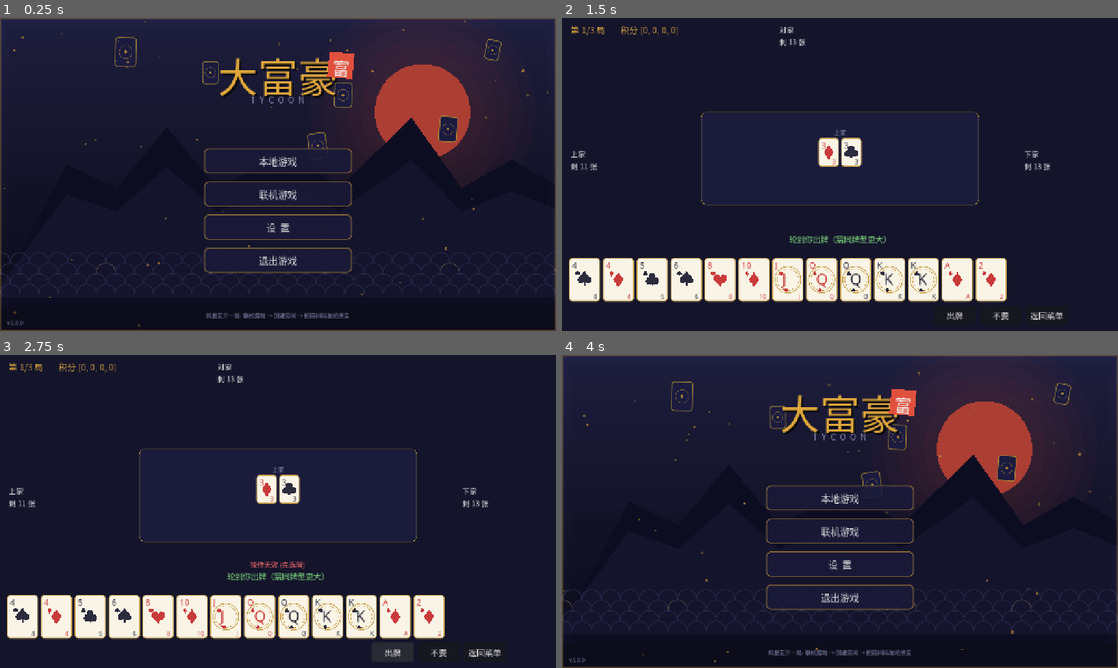
Above: before the commit, frames 1-4 (two rows, left to right).
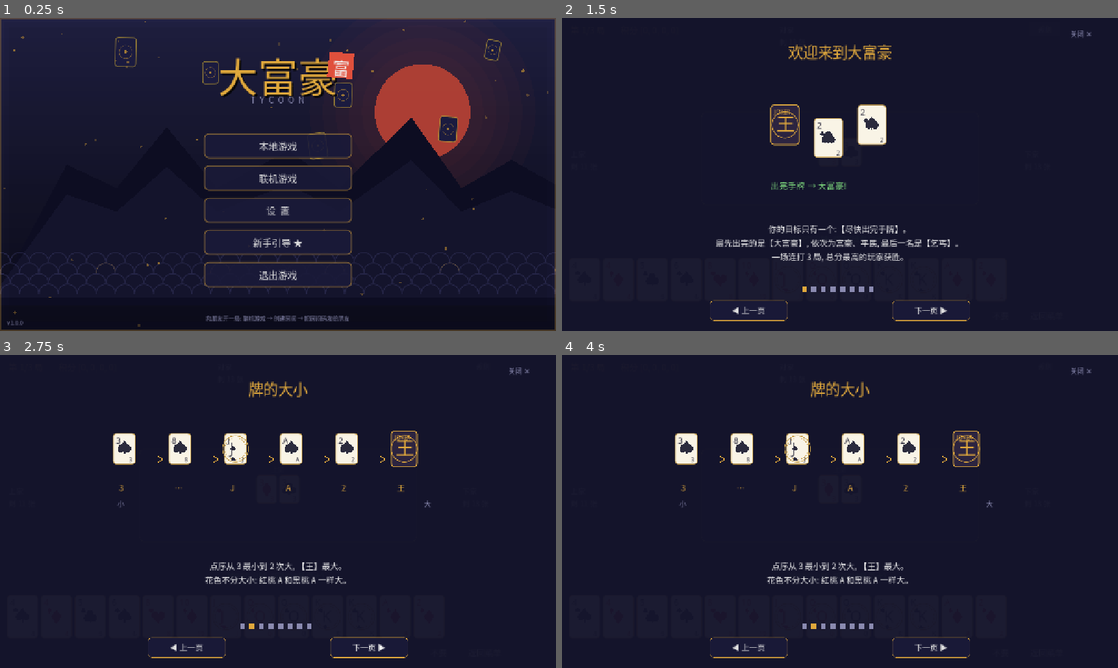
Above: after the commit, the same moments.

Repository: under328/tycoon
Game: Godot game, scene res://src/client/main.tscn
Two runs of this game, one before a commit and one after it. Both use one fixed random seed, a clock stepped at 60 frames per second and the inputs below.
Inputs (mouse positions are in pixels of both pictures, inside the frame that each line leads up to):
- Up to frame 1 (0.25 s): no input
- Up to frame 2 (1.5 s): click "本地游戏" at 0.5 s; click (1045, 30) at 1.25 s, where only the run after the commit has a clickable "规则"
- Up to frame 3 (2.75 s): click "出牌" at 2 s
- Up to frame 4 (4 s): click "不要" at 2.75 s; click "返回菜单" at 3.5 s

The runs differ from the first frame. In frame 1, 3.7% of the frame differs, in the area x 36-64%, y 36-97%; in frame 2, 16%; in frame 3, 16%; in frame 4, 19%, in the area x 0-100%, y 0-100%.

Commit message:
feat(新手引导): 翻页式图文教程
- tutorial.gd: 8 页图文教程(欢迎/点序/牌型/王牌/革命/身份换牌/计分/界面操作),
  图示全部程序化——真实卡面组合展示牌型与点序、箭头链、身份阶梯、计分表
- 入口: 主菜单'新手引导'(未读带★, 看过自动消失并持久化) +
  牌桌右上角'规则'按钮(联机对局中随时查看, 不暂停对局)
- 桌面自动化实测: 菜单入口/翻页/三页图示渲染/关闭回菜单+badge 更新 全通过
- 安卓双包同步重建; 单测 107,991 全绿

Diff:
--- a/src/autoload/settings.gd
+++ b/src/autoload/settings.gd
@@ -9,6 +9,7 @@
 var bgm_volume := 0.8
 var sfx_volume := 1.0
 var client_id := ""      # 游客身份：首启随机生成，持久化
+var tutorial_seen := false  # 是否已看过新手引导
 
 
 func _ready() -> void:
@@ -25,6 +26,7 @@
 		bgm_volume = cf.get_value("audio", "bgm", bgm_volume)
 		sfx_volume = cf.get_value("audio", "sfx", sfx_volume)
 		client_id = cf.get_value("player", "client_id", "")
+		tutorial_seen = cf.get_value("player", "tutorial_seen", false)
 
 
 func save_settings() -> void:
@@ -33,4 +35,5 @@
 	cf.set_value("audio", "bgm", bgm_volume)
 	cf.set_value("audio", "sfx", sfx_volume)
 	cf.set_value("player", "client_id", client_id)
+	cf.set_value("player", "tutorial_seen", tutorial_seen)
 	cf.save(SAVE_PATH)
--- a/src/client/scenes/main_menu.gd
+++ b/src/client/scenes/main_menu.gd
@@ -5,6 +5,7 @@
 signal online_game
 
 const BGScript = preload("res://src/client/ui/menu_background.gd")
+const TutorialScript = preload("res://src/client/scenes/tutorial.gd")
 
 const COLOR_GOLD := Color("e0a83c")
 const COLOR_RED := Color("e0503c")
@@ -14,6 +15,7 @@
 
 var _settings_panel: PanelContainer
 var _nickname_edit: LineEdit
+var _tutorial_btn: Button
 
 
 func _ready() -> void:
@@ -82,9 +84,9 @@
 func _build_menu() -> void:
 	var box := VBoxContainer.new()
 	box.set_anchors_preset(Control.PRESET_CENTER)
-	box.position = Vector2(-170, -60)
-	box.custom_minimum_size = Vector2(340, 300)
-	box.add_theme_constant_override("separation", 18)
+	box.position = Vector2(-170, -95)
+	box.custom_minimum_size = Vector2(340, 380)
+	box.add_theme_constant_override("separation", 16)
 	add_child(box)
 
 	box.add_child(_menu_button("本地游戏", func() -> void:
@@ -96,16 +98,33 @@
 	box.add_child(_menu_button("设  置", func() -> void:
 		Audio.play("click")
 		_settings_panel.visible = not _settings_panel.visible))
+	_tutorial_btn = _menu_button("新手引导", func() -> void:
+		Audio.play("click")
+		_open_tutorial())
+	box.add_child(_tutorial_btn)
 	box.add_child(_menu_button("退出游戏", func() -> void:
 		get_tree().quit()))
+	_refresh_tutorial_badge()
 
 	var hint := _label(13, COLOR_DIM)
 	hint.text = "和朋友开一局: 联机游戏 → 创建房间 → 把房间码发给朋友"
 	hint.set_anchors_preset(Control.PRESET_CENTER_BOTTOM)
-	hint.position = Vector2(-300, -46)
+	hint.position = Vector2(-300, -40)
 	hint.custom_minimum_size = Vector2(600, 26)
 	hint.horizontal_alignment = HORIZONTAL_ALIGNMENT_CENTER
 	add_child(hint)
+
+
+func _refresh_tutorial_badge() -> void:
+	var gs := get_node_or_null("/root/GameSettings")
+	var seen: bool = gs != null and bool(gs.tutorial_seen)
+	_tutorial_btn.text = "新手引导" if seen else "新手引导 ★"
+
+
+func _open_tutorial() -> void:
+	var tut := TutorialScript.new()
+	tut.closed.connect(_refresh_tutorial_badge)
+	add_child(tut)
 
 
 func _menu_button(text: String, on_press: Callable) -> Button:
--- a/src/client/scenes/table.gd
+++ b/src/client/scenes/table.gd
@@ -11,6 +11,7 @@
 const ScoringGd = preload("res://src/rules/scoring.gd")
 const ViewGd = preload("res://src/protocol/view.gd")
 const CardViewScript = preload("res://src/client/ui/card_view.gd")
+const TutorialScript = preload("res://src/client/scenes/tutorial.gd")
 
 const SEAT_NAMES := ["你", "东家", "北家", "西家"]
 const EMOJIS := ["👍", "😂", "😱", "😭", "😡", "👏", "🤔", "🎉"]
@@ -298,6 +299,16 @@
 	timer_label.visible = mode == "online"
 	add_child(timer_label)
 
+	var rules_btn := _button("规则")
+	rules_btn.position = Vector2(1076, 10)
+	rules_btn.custom_minimum_size = Vector2(72, 32)
+	rules_btn.add_theme_font_size_override("font_size", 15)
+	rules_btn.pressed.connect(func() -> void:
+		Audio.play("click")
+		var tut := TutorialScript.new()
+		add_child(tut))
+	add_child(rules_btn)
+
 	seat_labels.append(null)  # 座位0=自己，信息在底部手牌区
 	seat_labels.append(_make_seat_label(Vector2(1064, 300)))
 	seat_labels.append(_make_seat_label(Vector2(500, 14)))
--- /dev/null
+++ b/src/client/scenes/tutorial.gd
@@ -0,0 +1,288 @@
+## 新手引导：翻页式图文教程。风格与游戏一致（和风×霓虹 + 程序化卡面图示）。
+## 用法: var t = TutorialScript.new(); add_child(t); t.closed.connect(...)
+extends Control
+
+signal closed
+
+const CardsGd = preload("res://src/rules/cards.gd")
+const CardViewScript = preload("res://src/client/ui/card_view.gd")
+
+const COLOR_BG := Color(0.08, 0.08, 0.17, 0.97)
+const COLOR_GOLD := Color("e0a83c")
+const COLOR_RED := Color("e0503c")
+const COLOR_WHITE := Color("f0f0f0")
+const COLOR_DIM := Color("8a8ab0")
+const COLOR_GREEN := Color("7dd87d")
+
+# 每页: [标题, 正文(多行), 图示编号]
+const PAGES := [
+	["欢迎来到大富豪", "你的目标只有一个:【尽快出完手牌】。\n最先出完的是【大富豪】, 依次为富豪、平民, 最后一名是【乞丐】。\n一场连打 3 局, 总分最高的玩家获胜。", 0],
+	["牌的大小", "点序从 3 最小到 2 次大, 【王】最大。\n花色不分大小: 红桃 A 和黑桃 A 一样大。", 1],
+	["牌型", "出牌必须【同牌型、同张数、点更大】, 或选择不要。\n单张 / 对子 / 三条 / 四条; 3 张以上连续点数是【顺子】;\n同花色的顺子叫【階段】, 只能被同长度更大的階段压过。", 2],
+	["王牌是万能牌", "王单出时是最大的单张; 和其他牌一起出时会自动补位:\n3♥ + 王 = 对 3;  5♣ 7♥ + 王 = 顺子 5-6-7。", 3],
+	["革命", "打出【四条】立刻触发革命: 点序大小反转!\n3 变成最大, 王变成最小, 直到有人再打出一次四条才恢复。\n劣势局里, 一组四条就是翻盘的号角。", 4],
+	["身份与换牌", "每局结束按出完顺序结算身份。\n下一局开始前: 乞丐把最大的 2 张交给大富豪,\n平民把最大的 1 张交给富豪 —— 强者更强, 但弱者手握先出权。", 5],
+	["计分", "单局积分: 大富豪 +2, 富豪 +1, 平民 -1, 乞丐 -2。\n3 局积分累加, 总分最高者赢得整场。", 6],
+	["界面操作", "点选手牌使其亮起, 再点【出牌】; 跟不上就点【不要】。\n回合倒计时结束会自动托管; 联机时还能发表情和聊天。\n随时点右上角【规则】可以翻看本教程。", 7],
+]
+
+var page := 0
+var _title: Label
+var _body: Label
+var _fig: Control
+var _page_lbl: Label
+var _dots: Array = []
+
+
+func _ready() -> void:
+	set_anchors_preset(Control.PRESET_FULL_RECT)
+	position = Vector2.ZERO
+	size = get_viewport().get_visible_rect().size
+
+	var bg := ColorRect.new()
+	bg.color = COLOR_BG
+	bg.set_anchors_preset(Control.PRESET_FULL_RECT)
+	add_child(bg)
+
+	# 和风边框
+	var frame := ReferenceRect.new()
+	frame.border_color = Color(COLOR_GOLD, 0.55)
+	frame.border_width = 2.0
+	frame.set_anchors_preset(Control.PRESET_FULL_RECT)
+	frame.editor_only = false
+	add_child(frame)
+
+	_title = _label(34, COLOR_GOLD)
+	_title.position = Vector2(0, 52)
+	_title.custom_minimum_size = Vector2(size.x, 50)
+	_title.horizontal_alignment = HORIZONTAL_ALIGNMENT_CENTER
+	add_child(_title)
+
+	_fig = Control.new()
+	_fig.position = Vector2(240, 140)
+	_fig.custom_minimum_size = Vector2(800, 300)
+	add_child(_fig)
+
+	_body = _label(19, COLOR_WHITE)
+	_body.position = Vector2(240, 470)
+	_body.custom_minimum_size = Vector2(800, 130)
+	_body.horizontal_alignment = HORIZONTAL_ALIGNMENT_CENTER
+	_body.autowrap_mode = TextServer.AUTOWRAP_WORD_SMART
+	add_child(_body)
+
+	# 页码点
+	for i in PAGES.size():
+		var dot := ColorRect.new()
+		dot.custom_minimum_size = Vector2(12, 12)
+		dot.size = Vector2(12, 12)
+		dot.position = Vector2(size.x / 2.0 - PAGES.size() * 11 + i * 22, 618)
+		add_child(dot)
+		_dots.append(dot)
+
+	var prev := _nav_button("◀ 上一页", Vector2(340, 650))
+	prev.pressed.connect(func() -> void:
+		if page > 0:
+			_show(page - 1))
+	add_child(prev)
+	var next := _nav_button("下一页 ▶", Vector2(760, 650))
+	next.pressed.connect(func() -> void:
+		if page < PAGES.size() - 1:
+			_show(page + 1)
+		else:
+			_close())
+	add_child(next)
+
+	var close := _label(16, COLOR_DIM)
+	close.text = "关闭 ✕"
+	close.position = Vector2(size.x - 110, 24)
+	close.mouse_filter = Control.MOUSE_FILTER_STOP
+	close.gui_input.connect(func(ev: InputEvent) -> void:
+		if ev is InputEventMouseButton and ev.pressed:
+			_close())
+	add_child(close)
+
+	_show(0)
+
+
+func _close() -> void:
+	var gs := get_node_or_null("/root/GameSettings")
+	if gs != null:
+		gs.tutorial_seen = true
+		gs.save_settings()
+	closed.emit()
+	queue_free()
+
+
+func _show(p: int) -> void:
+	page = p
+	_title.text = PAGES[p][0]
+	_body.text = PAGES[p][1]
+	for i in _dots.size():
+		_dots[i].color = COLOR_GOLD if i == p else COLOR_DIM
+	_dots[p].size = Vector2(12, 12)
+	_page_lbl = null
+	_build_fig(int(PAGES[p][2]))
+
+
+# ---------------------------------------------------------------- 图示
+
+func _clear_fig() -> void:
+	for c in _fig.get_children():
+		c.queue_free()
+
+
+func _mini(card: int, pos: Vector2, s := 0.8) -> void:
+	var cv := CardViewScript.new(card)
+	cv.custom_minimum_size = Vector2(58, 80) * s
+	cv.size = cv.custom_minimum_size
+	cv.mouse_filter = Control.MOUSE_FILTER_IGNORE
+	cv.position = pos
+	_fig.add_child(cv)
+
+
+func _fig_label(text: String, pos: Vector2, color := COLOR_DIM, fsize := 15) -> void:
+	var lb := _label(fsize, color)
+	lb.text = text
+	lb.position = pos
+	_fig.add_child(lb)
+
+
+func _arrow(x0: float, y: float, x1: float, color := COLOR_GOLD) -> void:
+	var ln := Line2D.new()
+	ln.points = PackedVector2Array([Vector2(x0, y), Vector2(x1 - 12, y)])
+	ln.width = 2.5
+	ln.default_color = color
+	_fig.add_child(ln)
+	var tri := Line2D.new()
+	tri.points = PackedVector2Array([Vector2(x1 - 22, y - 7), Vector2(x1 - 12, y), Vector2(x1 - 22, y + 7)])
+	tri.width = 2.5
+	tri.default_color = color
+	_fig.add_child(tri)
+
+
+func _build_fig(kind: int) -> void:
+	_clear_fig()
+	match kind:
+		0:
+			_mini(53, Vector2(240, 60), 1.15)
+			_mini(51, Vector2(340, 90), 1.15)
+			_mini(48, Vector2(440, 60), 1.15)
+			_fig_label("出完手牌 → 大富豪!", Vector2(240, 230), COLOR_GREEN, 20)
+		1:
+			var order := [0, 20, 32, 44, 48, 53]
+			var names := ["3", "…", "J", "A", "2", "王"]
+			for i in order.size():
+				var x := 20.0 + i * 128.0
+				if i < order.size() - 1:
+					_mini(order[i], Vector2(x, 40), 0.9)
+				else:
+					_mini(53, Vector2(x, 34), 1.05)
+				_fig_label(names[i], Vector2(x + 14, 152), COLOR_GOLD, 18)
+				if i < order.size() - 1:
+					_arrow(x + 62, 100, x + 126)
+			_fig_label("小", Vector2(30, 190), COLOR_DIM, 16)
+			_fig_label("大", Vector2(736, 190), COLOR_DIM, 16)
+		2:
+			var groups := [
+				{"cards": [8], "label": "单张"},
+				{"cards": [16, 20], "label": "对子"},
+				{"cards": [24, 28, 32], "label": "三条"},
+				{"cards": [36, 37, 38, 39], "label": "四条→革命!"},
+				{"cards": [4, 8, 12], "label": "顺子(混花)"},
+				{"cards": [0, 4, 8], "label": "階段(同花)"},
+			]
+			for gi in groups.size():
+				var col := gi % 3
+				var row := gi / 3
+				var bx := 30.0 + col * 264.0
+				var by := 16.0 + row * 140.0
+				var cards: Array = groups[gi]["cards"]
+				for ci in cards.size():
+					_mini(cards[ci], Vector2(bx + ci * 34.0, by), 0.62)
+				var col2 := COLOR_RED if gi == 3 else COLOR_DIM
+				_fig_label(str(groups[gi]["label"]), Vector2(bx + 4, by + 78), col2, 15)
+		3:
+			_mini(52, Vector2(300, 40), 1.3)
+			_mini(1, Vector2(420, 70), 0.9)
+			_fig_label("+", Vector2(392, 96), COLOR_GOLD, 26)
+			_fig_label("=", Vector2(500, 96), COLOR_GOLD, 26)
+			_mini(1, Vector2(530, 70), 0.9)
+			_fig_label("对 3", Vector2(556, 96), COLOR_GREEN, 18)
+			_fig_label("王自动补位, 缺什么补什么", Vector2(240, 210), COLOR_DIM, 16)
+		4:
+			_mini(0, Vector2(200, 40), 0.95)
+			_arrow(258, 96, 380)
+			_fig_label("3 最强", Vector2(200, 150), COLOR_RED, 17)
+			_mini(48, Vector2(420, 40), 0.95)
+			_fig_label("王最弱", Vector2(416, 150), COLOR_DIM, 17)
+			_mini(48, Vector2(540, 40), 0.95)
+			_mini(49, Vector2(568, 40), 0.95)
+			_mini(50, Vector2(596, 40), 0.95)
+			_mini(51, Vector2(624, 40), 0.95)
+			_fig_label("打出四条 = 革命!", Vector2(520, 150), COLOR_RED, 17)
+		5:
+			var steps := [["大富豪", COLOR_GOLD], ["富豪", COLOR_WHITE], ["平民", COLOR_DIM], ["乞丐", COLOR_RED]]
+			for i in steps.size():
+				var bx := 60.0 + i * 185.0
+				var by := 30.0 + i * 42.0
+				var panel := ColorRect.new()
+				panel.color = Color(0.13, 0.13, 0.28)
+				panel.position = Vector2(bx, by)
+				panel.custom_minimum_size = Vector2(150, 40)
+				panel.size = Vector2(150, 40)
+				_fig.add_child(panel)
+				var lb := _label(18, steps[i][1])
+				lb.text = str(steps[i][0])
+				lb.position = Vector2(35, 6)
+				panel.add_child(lb)
+			_fig_label("乞丐 —2张→ 大富豪      平民 —1张→ 富豪", Vector2(70, 230), COLOR_GOLD, 17)
+		6:
+			var rows := [["大富豪", "+2", COLOR_GOLD], ["富豪", "+1", COLOR_GREEN], ["平民", "-1", COLOR_DIM], ["乞丐", "-2", COLOR_RED]]
+			for i in rows.size():
+				var y := 18.0 + i * 58.0
+				var panel := ColorRect.new()
+				panel.color = Color(0.13, 0.13, 0.28)
+				panel.position = Vector2(220, y)
+				panel.custom_minimum_size = Vector2(360, 48)
+				panel.size = Vector2(360, 48)
+				_fig.add_child(panel)
+				var lb := _label(18, COLOR_WHITE)
+				lb.text = str(rows[i][0])
+				lb.position = Vector2(40, 10)
+				panel.add_child(lb)
+				var pts := _label(22, rows[i][2])
+				pts.text = str(rows[i][1])
+				pts.position = Vector2(280, 8)
+				panel.add_child(pts)
+			_fig_label("3 局总分定胜负", Vector2(310, 260), COLOR_GOLD, 17)
+		7:
+			_fig_label("① 点选手牌(亮起金框)", Vector2(150, 30), COLOR_WHITE, 17)
+			_fig_label("② 点【出牌】打出, 或【不要】跳过", Vector2(150, 80), COLOR_WHITE, 17)
+			_fig_label("③ 联机时: 底部表情栏 / 聊天框随时可用", Vector2(150, 130), COLOR_WHITE, 17)
+			_fig_label("④ 倒计时归零自动托管, 不会卡死牌局", Vector2(150, 180), COLOR_WHITE, 17)
+			_fig_label("中途退出: 点【返回大厅】需二次确认", Vector2(150, 240), COLOR_DIM, 15)
+
+
+func _nav_button(text: String, pos: Vector2) -> Button:
+	var b := Button.new()
+	b.text = text
+	b.position = pos
+	b.custom_minimum_size = Vector2(180, 46)
+	b.add_theme_font_size_override("font_size", 18)
+	var sb := StyleBoxFlat.new()
+	sb.bg_color = Color(0.10, 0.10, 0.22, 0.9)
+	sb.set_corner_radius_all(8)
+	sb.set_border_width_all(1)
+	sb.border_color = Color(COLOR_GOLD, 0.5)
+	b.add_theme_stylebox_override("normal", sb)
+	var hv := sb.duplicate()
+	hv.border_color = COLOR_GOLD
+	b.add_theme_stylebox_override("hover", hv)
+	return b
+
+
+func _label(size: int, color: Color) -> Label:
+	var lb := Label.new()
+	lb.add_theme_font_size_override("font_size", size)
+	lb.add_theme_color_override("font_color", color)
+	return lb
Not shown, added: src/client/scenes/tutorial.gd.uid
